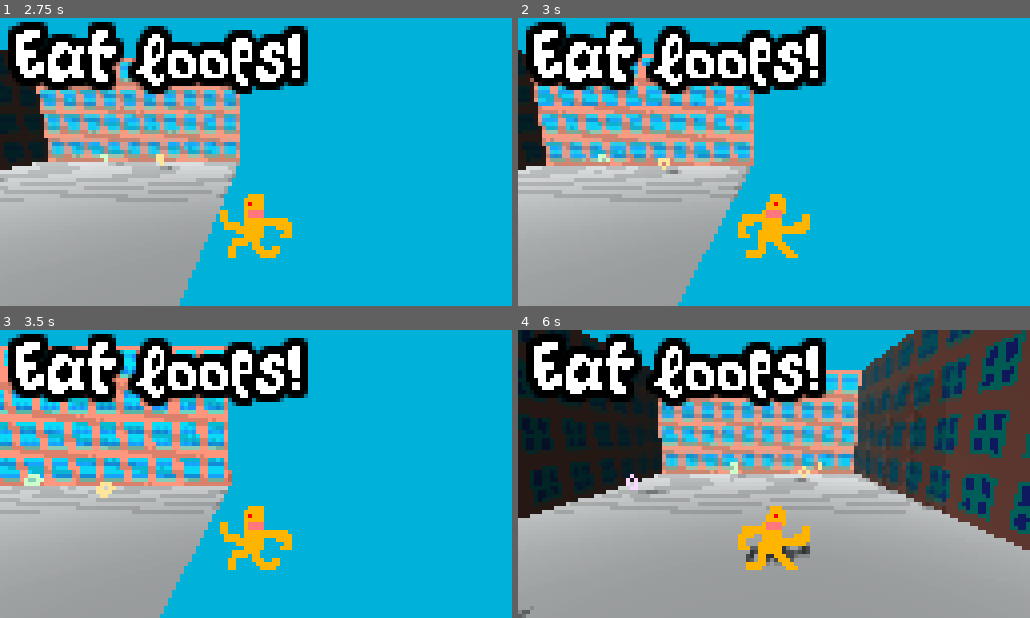
Above: before the commit, frames 1-4 (two rows, left to right).
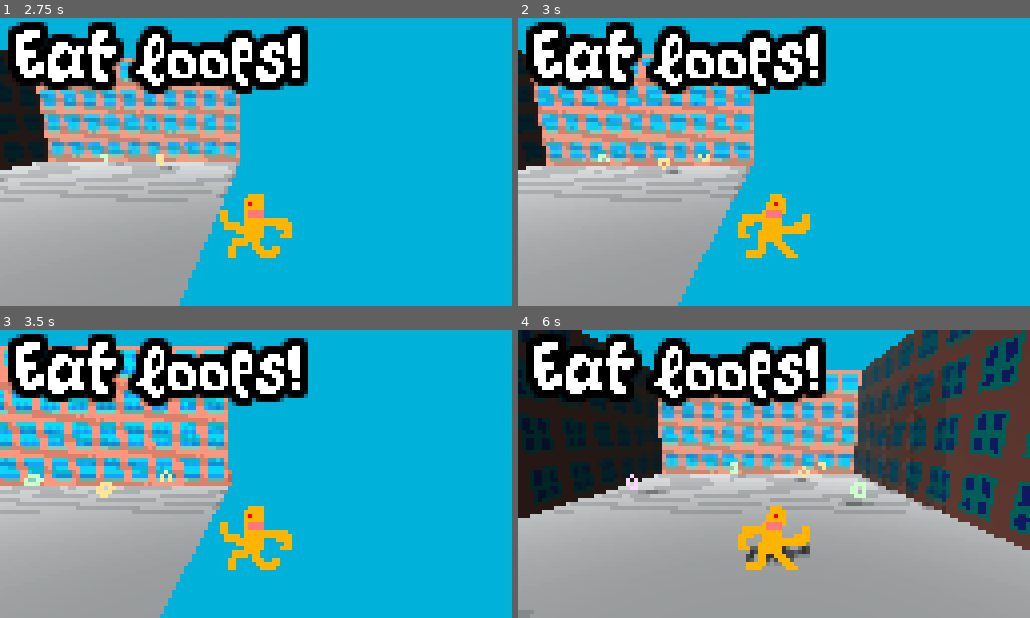
Above: after the commit, the same moments.

Repository: dedekm/loopy-loops
Game: Godot game, scene res://src/Level.tscn
The game is run twice, just before and just after one commit, with the same random seed, the same clock (stepped at 60 frames per second) and the same inputs.
Inputs:
- Up to frame 1 (2.75 s): hold D (strafe_right) 0.53-1.28 s; hold S (move_backward) 1.28-2.03 s; hold D (strafe_right) from 2.03 s (still down)
- Up to frame 2 (3 s): release D (strafe_right) at 2.78 s; hold W (move_forward) from 2.78 s (still down)
- Up to frame 3 (3.5 s): keep holding W (move_forward)
- Up to frame 4 (6 s): release W (move_forward) at 3.53 s; hold Left (strafe_left) 3.53-5.03 s; hold S (move_backward) 5.03-5.78 s; hold D (strafe_right) from 5.78 s (still down)

Frame 1 is identical in both runs. In frame 2, less than 0.1% of the frame differs, in the area x 35-38%, y 47-50%; in frame 3, less than 0.1%; in frame 4, 0.3%, in the area x 0-70%, y 45-100%.

Commit message:
add big finale + tweaks

Diff:
--- a/src/Bottle.gd
+++ b/src/Bottle.gd
@@ -10,4 +10,17 @@
   $SpillParticles.visible = true
   $SpillParticles.emitting = true
   $AudioStreamPlayer.play()
-  body.open_mouth()
+  body.drink_milk()
+
+  var timer = Timer.new()
+  timer.autostart = true
+  timer.wait_time = 1
+  timer.one_shot = true
+  timer.connect("timeout", self, "fireworks")
+  add_child(timer)
+
+func fireworks() -> void:
+  $FireworksParticlesFinal.visible = true
+  $FireworksParticlesFinal.emitting = true
+  $CheerPlayer.play()
+  $NoisePlayer.play()
--- a/src/Bottle.tscn
+++ b/src/Bottle.tscn
@@ -1,9 +1,11 @@
-[gd_scene load_steps=8 format=2]
+[gd_scene load_steps=10 format=2]
 
 [ext_resource path="res://assets/bottle.dae" type="PackedScene" id=1]
 [ext_resource path="res://src/Bottle.gd" type="Script" id=2]
 [ext_resource path="res://assets/milk_spill.png" type="Texture" id=3]
 [ext_resource path="res://assets/drinking.wav" type="AudioStream" id=4]
+[ext_resource path="res://assets/cheer.wav" type="AudioStream" id=5]
+[ext_resource path="res://assets/noise.ogg" type="AudioStream" id=6]
 
 [sub_resource type="CylinderShape" id=1]
 
@@ -47,12 +49,33 @@
 hue_variation = 1.0
 hue_variation_random = 1.0
 
-[node name="Spill" type="Sprite3D" parent="." index="3"]
+[node name="FireworksParticlesFinal" type="CPUParticles" parent="." index="3"]
+visible = false
+emitting = false
+amount = 12
+lifetime = 2.0
+speed_scale = 1.3
+explosiveness = 0.5
+lifetime_randomness = 0.2
+mesh = SubResource( 3 )
+flag_disable_z = true
+direction = Vector3( 0, 1, 0 )
+spread = 30.0
+initial_velocity = 11.0
+initial_velocity_random = 0.1
+orbit_velocity = 0.0
+orbit_velocity_random = 0.0
+orbit_velocity_curve = null
+color = Color( 1, 0, 0, 1 )
+hue_variation = 1.0
+hue_variation_random = 1.0
+
+[node name="Spill" type="Sprite3D" parent="." index="4"]
 transform = Transform( 20, 0, 0, 0, -3.25841e-06, -20, 0, 20, -3.25841e-06, 0, 0.01, 0 )
 visible = false
 texture = ExtResource( 3 )
 
-[node name="SpillParticles" type="CPUParticles" parent="." index="4"]
+[node name="SpillParticles" type="CPUParticles" parent="." index="5"]
 transform = Transform( 1, 0, 0, 0, 1, 0, 0, 0, 1, 0, 1.5, 0.2 )
 visible = false
 emitting = false
@@ -71,6 +94,13 @@
 orbit_velocity_curve = null
 color = Color( 0.996078, 0.992157, 0.992157, 1 )
 
-[node name="AudioStreamPlayer" type="AudioStreamPlayer" parent="." index="5"]
+[node name="AudioStreamPlayer" type="AudioStreamPlayer" parent="." index="6"]
 stream = ExtResource( 4 )
+
+[node name="CheerPlayer" type="AudioStreamPlayer" parent="." index="7"]
+stream = ExtResource( 5 )
+
+[node name="NoisePlayer" type="AudioStreamPlayer" parent="." index="8"]
+stream = ExtResource( 6 )
+volume_db = -3.0
 [connection signal="body_entered" from="Area" to="." method="_on_Area_body_entered"]
--- a/src/Level.gd
+++ b/src/Level.gd
@@ -8,7 +8,7 @@
 func _ready() -> void:
   loop_timer = Timer.new()
   loop_timer.autostart = true
-  loop_timer.wait_time = 1.8
+  loop_timer.wait_time = 1.5
   loop_timer.connect("timeout", self, "generate_loop")
   add_child(loop_timer)
 
--- a/src/Loop.gd
+++ b/src/Loop.gd
@@ -21,7 +21,7 @@
 
     var timer = Timer.new()
     timer.autostart = true
-    timer.wait_time = 1
+    timer.wait_time = 0.8
     timer.one_shot = true
     timer.connect("timeout", self, "queue_free")
     add_child(timer)
--- a/src/LoopsLabel.tscn
+++ b/src/LoopsLabel.tscn
@@ -8,7 +8,7 @@
 [node name="LoopsLabel" type="Spatial"]
 
 [node name="Viewport" type="Viewport" parent="."]
-size = Vector2( 640, 40 )
+size = Vector2( 640, 60 )
 transparent_bg = true
 usage = 0
 render_target_v_flip = true
@@ -27,6 +27,13 @@
 margin_bottom = 11.0
 color = Color( 0.921569, 0.0235294, 0, 1 )
 
+[node name="MilkStrike" type="ColorRect" parent="Viewport"]
+visible = false
+margin_top = 26.0
+margin_right = 73.0
+margin_bottom = 28.0
+color = Color( 0.921569, 0.0235294, 0, 1 )
+
 [node name="Sprite3D" type="Sprite3D" parent="."]
 transform = Transform( 1, 0, 0, 0, 1, 0, 0, 0, 1, 3, 0, 0 )
 texture = SubResource( 1 )
--- a/src/Player.gd
+++ b/src/Player.gd
@@ -1,8 +1,9 @@
 extends KinematicBody
 
 const speed = 8
-const max_score = 3
+const max_score = 8
 
+var active = true
 var velocity := Vector3()
 var crunch_sounds := []
 var score = 2
@@ -14,13 +15,16 @@
       crunch_sounds.append(load(audio_file))
 
 func _physics_process(_delta: float) -> void:
-  get_input()
+  if active:
+    get_input()
+
   velocity = move_and_slide(velocity)
 
-  if velocity.x != 0 || velocity.z != 0:
-    $Sprite.play()
-  else:
-    $Sprite.stop()
+  if active:
+    if velocity.x != 0 || velocity.z != 0:
+      $Sprite.play("run")
+    else:
+      $Sprite.stop()
 
   if velocity.x > 0:
     $Sprite.flip_h = false
@@ -57,7 +61,7 @@
 
   if score >= max_score:
     $Camera/LoopsLabel/Viewport/LoopsStrike.visible = true
-    $Camera/LoopsLabel/Viewport/LoopsText.text += "\nGet milk"
+    $Camera/LoopsLabel/Viewport/LoopsText.text += "\nGet milk!"
 
     get_parent().create_milk()
 
@@ -69,10 +73,18 @@
 
   add_score()
 
-func hideMouth() -> void:
-  $Mouth.visible = false
-
 func open_mouth() -> void:
   if not $Mouth.is_playing():
     $Mouth.frame = 0
     $Mouth.play()
+
+func drink_milk() -> void:
+  open_mouth()
+  active = false
+  velocity = Vector3()
+
+  $Sprite.play("dance")
+  $Sprite.playing = true
+
+  $Camera/LoopsLabel/Viewport/MilkStrike.visible = true
+  $Camera/LoopsLabel/Viewport/LoopsText.text += "\nDone!"
--- a/src/Player.tscn
+++ b/src/Player.tscn
@@ -1,9 +1,10 @@
-[gd_scene load_steps=13 format=2]
+[gd_scene load_steps=17 format=2]
 
 [ext_resource path="res://src/Player.gd" type="Script" id=1]
 [ext_resource path="res://assets/player.png" type="Texture" id=2]
 [ext_resource path="res://assets/player_mouth.png" type="Texture" id=3]
 [ext_resource path="res://src/LoopsLabel.tscn" type="PackedScene" id=4]
+[ext_resource path="res://assets/player_dancing.png" type="Texture" id=5]
 
 [sub_resource type="BoxShape" id=1]
 extents = Vector3( 0.8, 0.8, 0.4 )
@@ -23,12 +24,32 @@
 atlas = ExtResource( 2 )
 region = Rect2( 32, 0, 16, 16 )
 
+[sub_resource type="AtlasTexture" id=9]
+flags = 3
+atlas = ExtResource( 5 )
+region = Rect2( 0, 0, 16, 16 )
+
+[sub_resource type="AtlasTexture" id=10]
+flags = 3
+atlas = ExtResource( 5 )
+region = Rect2( 16, 0, 16, 16 )
+
+[sub_resource type="AtlasTexture" id=11]
+flags = 3
+atlas = ExtResource( 5 )
+region = Rect2( 32, 0, 16, 16 )
+
 [sub_resource type="SpriteFrames" id=5]
 animations = [ {
 "frames": [ SubResource( 2 ), SubResource( 3 ), SubResource( 4 ) ],
 "loop": true,
 "name": "run",
 "speed": 4.0
+}, {
+"frames": [ SubResource( 9 ), SubResource( 10 ), SubResource( 11 ) ],
+"loop": true,
+"name": "dance",
+"speed": 5.0
 } ]
 
 [sub_resource type="AtlasTexture" id=6]
@@ -61,7 +82,7 @@
 transform = Transform( 1, 0, 0, 0, 0.984808, 0.173648, 0, -0.173648, 0.984808, 0, 2.715, 5.253 )
 
 [node name="LoopsLabel" parent="Camera" instance=ExtResource( 4 )]
-transform = Transform( 3, 0, 0, 0, 3, 1.19209e-07, 0, -1.19209e-07, 3, -1.336, 0.473, -1.58 )
+transform = Transform( 3, 0, 0, 0, 3, 1.19209e-07, 0, -1.19209e-07, 3, -1.336, 0.166, -1.58 )
 
 [node name="Sprite" type="AnimatedSprite3D" parent="."]
 transform = Transform( 12, 0, 0, 0, 12, 0, 0, 0, 12, 0, 0, 0 )
Not shown, added: assets/cheer.wav.import
Not shown, added: assets/noise.ogg.import
Not shown, added: assets/noise.wav.import
Binary file added: assets/player_dancing.png
Not shown, added: assets/player_dancing.png.import
Not shown, added: assets/cheer.wav
Not shown, added: assets/noise.ogg
Not shown, added: assets/noise.wav
